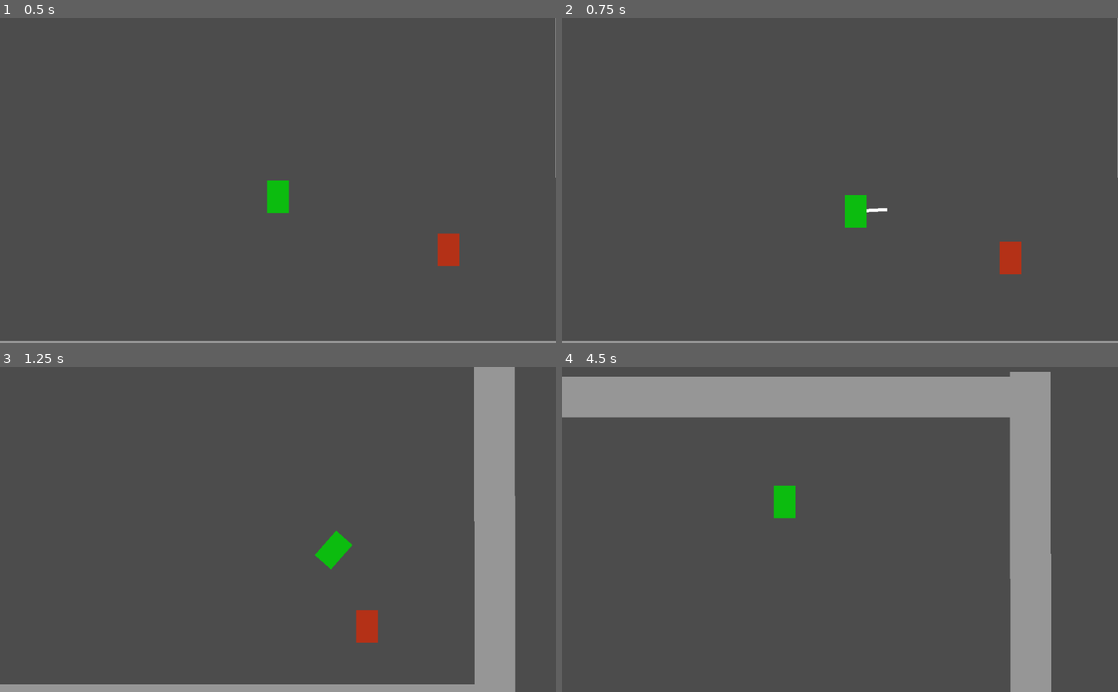
Above: before the commit, frames 1-4 (two rows, left to right).
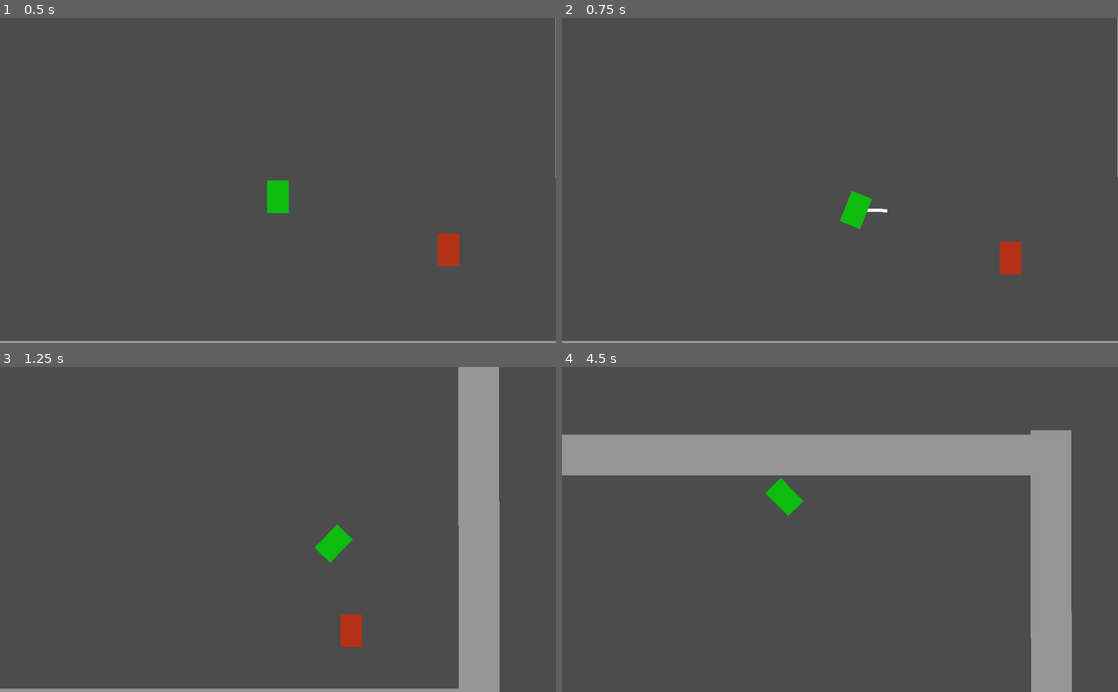
Above: after the commit, the same moments.

Repository: deengames/abu-hamid-x
Game: Godot game, scene res://prototype/Main.tscn
Same seed, same stepped clock (60 frames per second), same inputs: the game is played once before the commit and once after it.
Inputs (mouse positions are in pixels of both pictures, inside the frame that each line leads up to):
- Up to frame 1 (0.5 s): no input
- Up to frame 2 (0.75 s): move the mouse to (962, 164) at 0.52 s; hold D (move_right) from 0.53 s (still down); tap Ctrl (toggle_jetpack, bound only after the commit) at 0.6 s; click (962, 164) at 0.67 s
- Up to frame 3 (1.25 s): keep holding D (move_right); tap Space (jump) at 0.77 s; tap Shift (toggle_jetpack, bound only before the commit) at 0.8 s
- Up to frame 4 (4.5 s): move the mouse to (728, 545) at 1.27 s; release D (move_right) at 1.28 s; hold S (move_down) 1.28-2.03 s; tap Shift (toggle_jetpack, bound only before the commit) at 1.35, 2.3, 3.6 s; tap Space (jump) at 1.52, 3.02, 3.77 s; tap Ctrl (toggle_jetpack, bound only after the commit) at 1.55, 2.85 s; move the mouse to (895, 458) at 2.02 s; hold D (move_right) 2.03-2.78 s; click (895, 458) at 2.1 s; move the mouse to (812, 594) at 2.77 s; hold W (move_up) 2.78-3.53 s; click (812, 594) at 2.92 s; move the mouse to (1006, 578) at 3.52 s; hold A (move_left) from 3.53 s (still down); move the mouse to (673, 480) at 4.27 s; tap E at 4.35 s

Frame 1 is identical in both runs. In frame 2, 0.1% of the frame differs, in the area x 50-59%, y 53-65%; in frame 3, 7.6%; in frame 4, 27%, in the area x 0-92%, y 1-100%.

Commit message:
Added controllable speed boost

Diff:
--- a/project.godot
+++ b/project.godot
@@ -28,12 +28,14 @@
  ]
 move_right=[ Object(InputEventKey,"resource_local_to_scene":false,"resource_name":"","device":0,"alt":false,"shift":false,"control":false,"meta":false,"command":false,"pressed":false,"scancode":68,"unicode":0,"echo":false,"script":null)
  ]
-toggle_jetpack=[ Object(InputEventKey,"resource_local_to_scene":false,"resource_name":"","device":0,"alt":false,"shift":false,"control":false,"meta":false,"command":false,"pressed":false,"scancode":16777237,"unicode":0,"echo":false,"script":null)
+toggle_jetpack=[ Object(InputEventKey,"resource_local_to_scene":false,"resource_name":"","device":0,"alt":false,"shift":false,"control":false,"meta":false,"command":false,"pressed":false,"scancode":16777238,"unicode":0,"echo":false,"script":null)
  ]
 attack=[ Object(InputEventMouseButton,"resource_local_to_scene":false,"resource_name":"","device":0,"alt":false,"shift" …(209 unchanged characters)…
  ]
 jump=[ Object(InputEventKey,"resource_local_to_scene":false,"resource_name":"","device":0,"alt":false,"shift":false,"control":false,"meta":false,"command":false,"pressed":false,"scancode":32,"unicode":0,"echo":false,"script":null)
  ]
+boost=[ Object(InputEventKey,"resource_local_to_scene":false,"resource_name":"","device":0,"alt":false,"shift":false,"control":false,"meta":false,"command":false,"pressed":false,"scancode":16777237,"unicode":0,"echo":false,"script":null)
+ ]
 
 [rendering]
 
--- a/prototype/Main.tscn
+++ b/prototype/Main.tscn
@@ -8,6 +8,7 @@
 
 [node name="Walls" type="Node2D" parent="." index="0"]
 
+editor/display_folded = true
 rotation = 1.5708
 _sections_unfolded = [ "Transform" ]
 
--- a/prototype/Player.gd
+++ b/prototype/Player.gd
@@ -27,19 +27,23 @@
 func _integrate_forces(state):
 	var velocity = state.get_linear_velocity()
 
+	var gained_velocity = acceleration * state.step
+	if Input.is_action_pressed('boost'):
+		gained_velocity *= 2
+
 	if Input.is_action_pressed('move_left') and velocity.x > -max_movement_speed:
-		velocity.x -= acceleration * state.step
+		velocity.x -= gained_velocity
 	if Input.is_action_pressed('move_right') and velocity.x < max_movement_speed:
-		velocity.x += acceleration * state.step
+		velocity.x += gained_velocity
 	if Input.is_action_just_pressed('toggle_jetpack') and allow_jetpack:
 		is_using_jetpack = not is_using_jetpack
 		gravity_scale = 0 if is_using_jetpack else 2
 
 	if is_using_jetpack:
 		if Input.is_action_pressed('move_up') and velocity.y > -max_movement_speed:
-			velocity.y -= acceleration * state.step
+			velocity.y -= gained_velocity
 		if Input.is_action_pressed('move_down') and velocity.y < max_movement_speed:
-			velocity.y += acceleration * state.step
+			velocity.y += gained_velocity
 
 		rotate(velocity.x / max_movement_speed)
 
--- a/prototype/Player.tscn
+++ b/prototype/Player.tscn
@@ -38,7 +38,7 @@
 
 shape = SubResource( 1 )
 
-[node name="ColorRect" type="ColorRect" parent="." index="1"]
+[node name="FakeSprite" type="ColorRect" parent="." index="1"]
 
 anchor_left = 0.0
 anchor_top = 0.0
